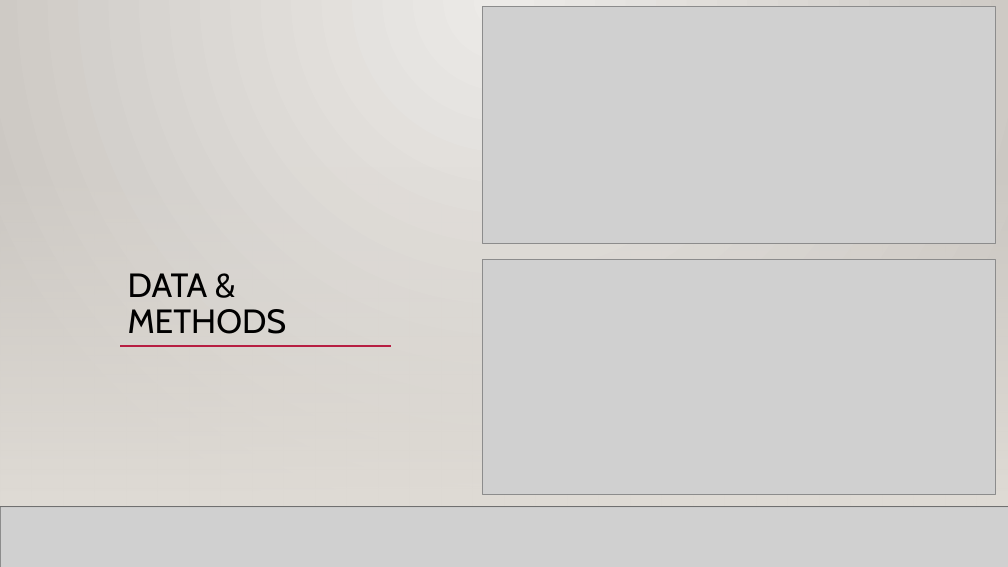
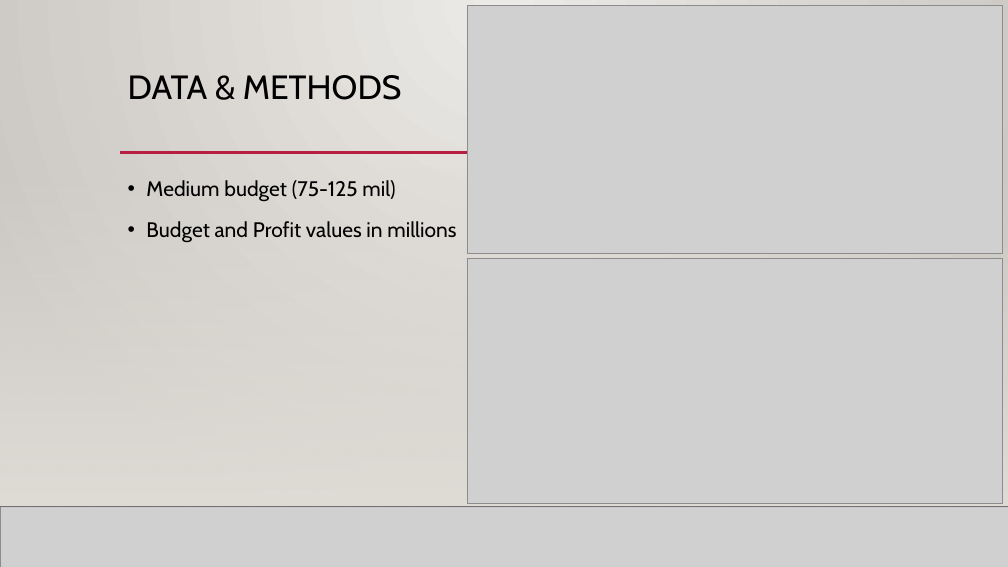
Before and after one commit to jnhoogstra/movie_analysis_Microsoft, a slide deck: slide 9 of Phase 1 Presentation.pptx. Drawn at 1008x567 pixels with LibreOffice and Linux fonts; fonts in the diff are those of the drawing; grey boxes stand for pictures; background and template pictures are left out. Boxes give left, top, right and bottom in pixels: in the first picture for what was removed or moved away, otherwise in the second. Text is boxed around its words. In the diff, an @@ line names an element or a change of style, - is before the commit and + after.

```diff
--- a/Phase 1 Presentation.pptx
+++ b/Phase 1 Presentation.pptx
@@ picture resized from (x1=482, y1=7, x2=996, y2=243) to (x1=467, y1=6, x2=1003, y2=253) @@
@@ title "DATA & METHODS" moved from (x1=128, y1=273, x2=287, y2=334) to (x1=128, y1=75, x2=402, y2=100) @@
@@ title "DATA & METHODS" at (x1=128, y1=75, x2=402, y2=100): vertical alignment bottom to top @@
@@ line added from (120, 153) to (579, 153), #B71E42 2.5 pt @@
@@ text added at (x1=146, y1=180, x2=456, y2=243), 20 pt, text #000000 @@
+• Medium budget (75-125 mil)
+• Budget and Profit values in millions
@@ picture resized from (x1=482, y1=259, x2=996, y2=495) to (x1=467, y1=259, x2=1003, y2=504) @@
@@ line removed from (120, 346) to (391, 346) @@
```
Also in this commit, not shown: 10 other slides changed, 1 other file.
